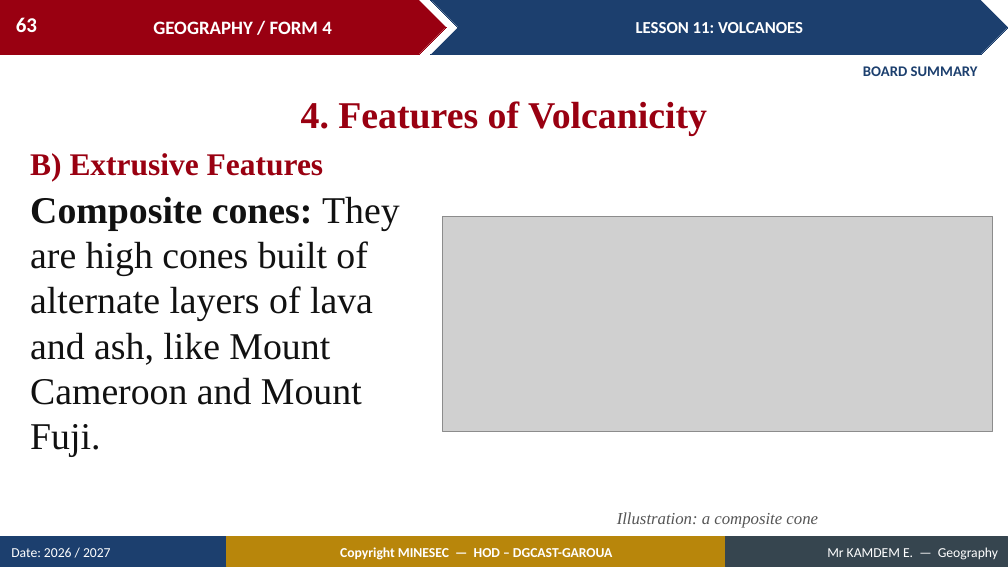
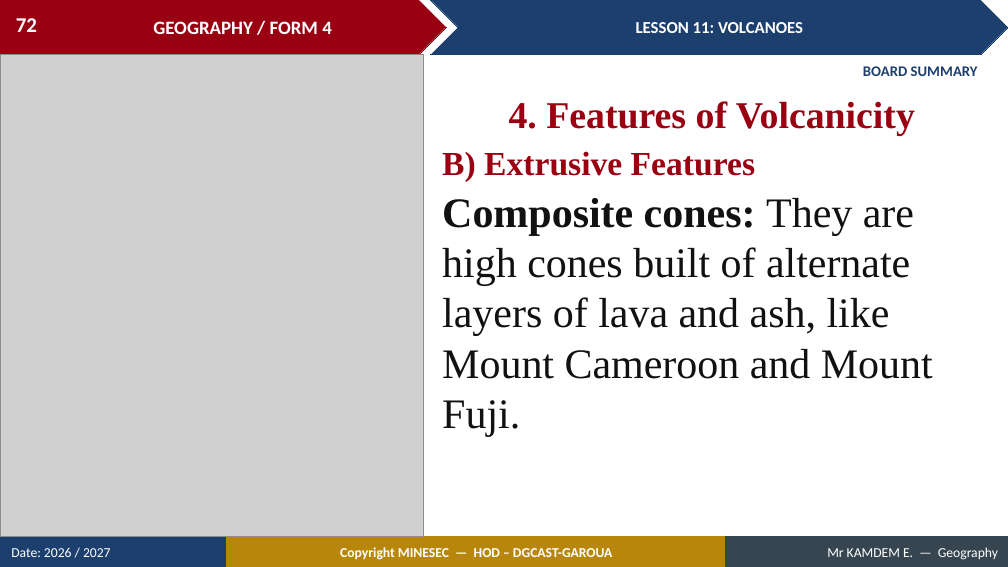
Before and after one commit to Berthautk/linea-github, a slide deck: slide 72 of lecons/F3/14_FORM4_LESSON11_Volcanoes.pptx (slide 63 before the commit). Drawn at 1008x567 pixels with LibreOffice and Linux fonts; fonts in the diff are those of the drawing; grey boxes stand for pictures. Boxes give left, top, right and bottom in pixels: in the first picture for what was removed or moved away, otherwise in the second. Text is boxed around its words. In the diff, an @@ line names an element or a change of style, - is before the commit and + after.

```diff
--- a/lecons/F3/14_FORM4_LESSON11_Volcanoes.pptx
+++ b/lecons/F3/14_FORM4_LESSON11_Volcanoes.pptx
@@ page number at [16,18,37,32]: text changed @@
-63
+72
@@ picture added at [0,54,423,537] @@
@@ text "4. Features of Volcanicity": place and size @@
-text "4. Features of Volcanicity" at [301,101,707,136]
+text "4. Features of Volcanicity" at [509,101,915,136]
@@ text "B) Extrusive Features": place and size @@
-text "B) Extrusive Features" at [30,153,324,181]
+text "B) Extrusive Features" at [442,151,755,182]
@@ text "B) Extrusive Features" at [442,151,755,182]: size 30 to 32 pt @@
@@ text "Composite cones: They are high ...": place and size @@
-text "Composite cones: They are high ..." at [30,196,400,457]
+text "Composite cones: They are high ..." at [442,198,933,436]
@@ text "Composite cones: They are high ..." at [442,198,933,436]: size 36 to 40 pt @@
@@ picture removed at [442,216,993,431] @@
@@ text removed at [617,512,818,528] @@
-Illustration: a composite cone
```
Also in this commit, not shown: 12 other slides changed, 12 slides added, 5 other files.
